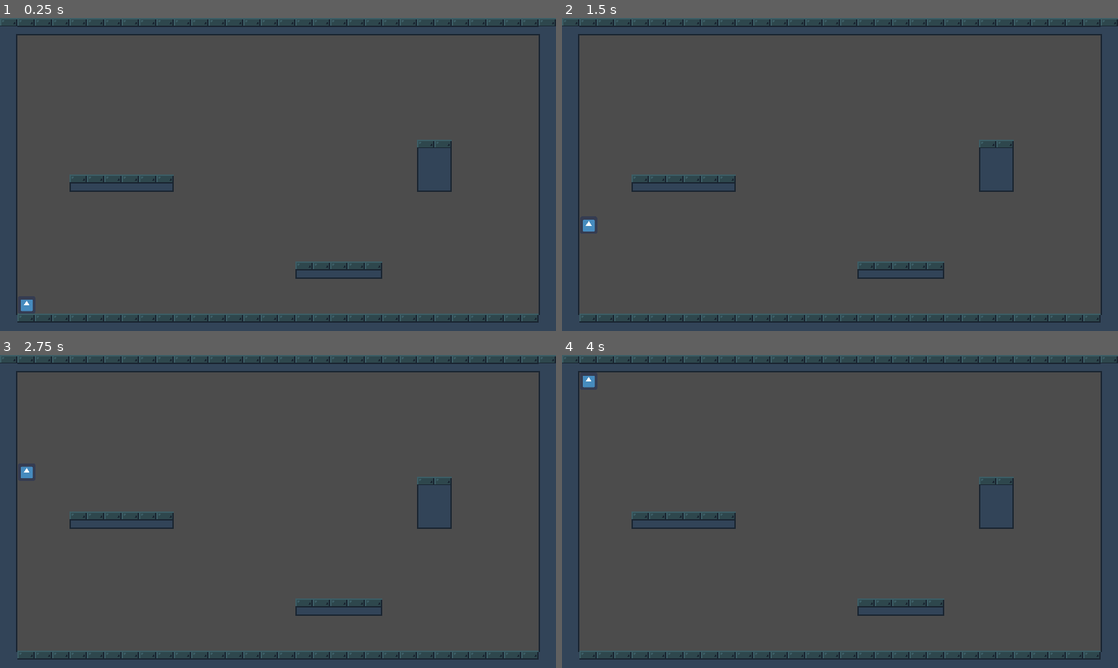
Above: before the commit, frames 1-4 (two rows, left to right).
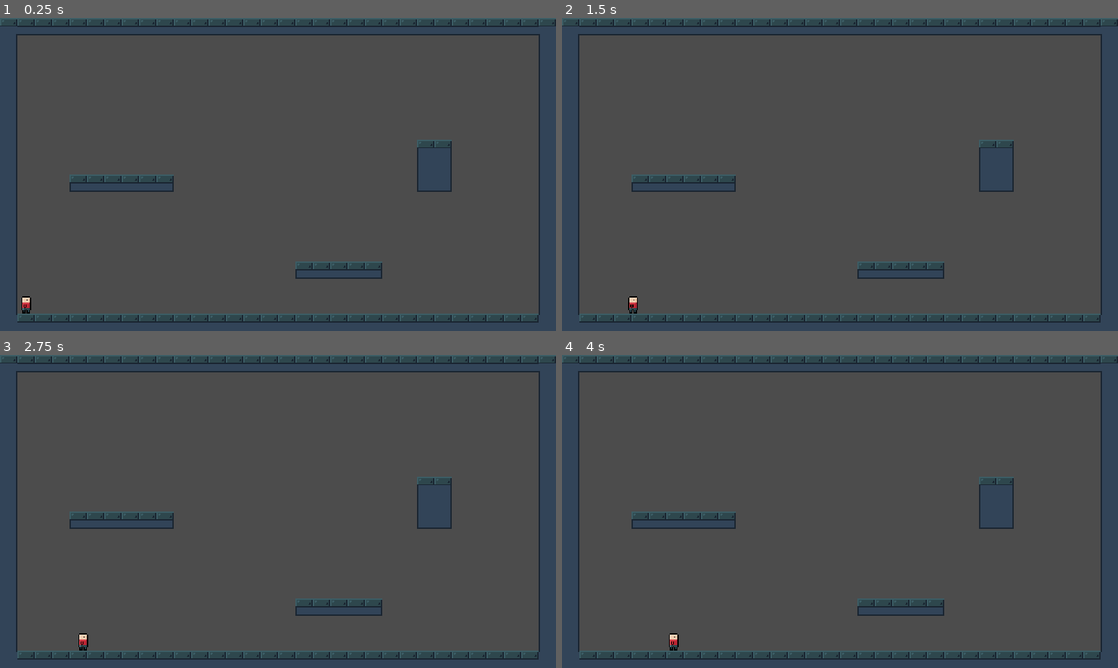
Above: after the commit, the same moments.

Repository: Lunatic-Games/kill-me-now
Game: Godot game, scene res://levels/level_test.tscn
Two runs of this game, one before a commit and one after it. Both use one fixed random seed, a clock stepped at 60 frames per second and the inputs below. After the commit the project has no main scene; this scene is started directly in both runs. The engine's default icon, where the game draws it, is replaced by a stand-in: a white triangle on a blue panel in a dark square.
Inputs:
- Up to frame 1 (0.25 s): no input
- Up to frame 2 (1.5 s): tap Enter at 0.5 s; hold Right (ui_right, bound only after the commit) 0.53-1.28 s; tap Space (jump_action, bound only before the commit) at 0.6, 0.77, 1.07, 1.35 s; hold Left (ui_left, bound only after the commit) from 1.28 s (still down)
- Up to frame 3 (2.75 s): tap Space (jump_action, bound only before the commit) at 1.52, 1.82, 2.1 s; release Left (ui_left, bound only after the commit) at 2.03 s; hold Right (ui_right, bound only after the commit) from 2.03 s (still down)
- Up to frame 4 (4 s): tap Space (jump_action, bound only before the commit) at 2.85, 3.02, 3.32, 3.6, 3.77 s; release Right (ui_right, bound only after the commit) at 3.53 s; hold Left (ui_left, bound only after the commit) from 3.53 s (still down)

The runs differ from the first frame. In frame 1, 0.1% of the frame differs, in the area x 3-6%, y 88-95%; in frame 2, 0.2%; in frame 3, 0.2%, in the area x 3-16%, y 35-95%; in frame 4, 0.2%.

Commit message:
Added player image

Diff:
--- a/player/player.tscn
+++ b/player/player.tscn
@@ -1,6 +1,6 @@
 [gd_scene load_steps=4 format=2]
 
-[ext_resource path="res://icon.png" type="Texture" id=1]
+[ext_resource path="res://player/player.png" type="Texture" id=1]
 [ext_resource path="res://player/player.gd" type="Script" id=2]
 
 [sub_resource type="RectangleShape2D" id=1]
@@ -16,5 +16,4 @@
 shape = SubResource( 1 )
 
 [node name="Sprite" type="Sprite" parent="."]
-scale = Vector2( 0.5, 0.5 )
 texture = ExtResource( 1 )
--- a/project.godot
+++ b/project.godot
@@ -16,7 +16,6 @@
 [application]
 
 config/name="Kill Me Now"
-run/main_scene="res://levels/level_test.tscn"
 config/icon="res://icon.png"
 
 [display]
@@ -25,36 +24,27 @@
 window/stretch/mode="2d"
 window/stretch/aspect="keep"
 
-[input]
+[importer_defaults]
 
-ui_left={
-"deadzone": 0.5,
-"events": [ Object(InputEventKey,"resource_local_to_scene":false,"resource_name":"","device":0,"alt":false,"shift":false,"control":false,"meta":false,"command":false,"pressed":false,"scancode":65,"unicode":0,"echo":false,"script":null)
-, Object(InputEventJoypadButton,"resource_local_to_scene":false,"resource_name":"","device":0,"button_index":14,"pressure":0.0,"pressed":false,"script":null)
- ]
-}
-ui_right={
-"deadzone": 0.5,
-"events": [ Object(InputEventKey,"resource_local_to_scene":false,"resource_name":"","device":0,"alt":false,"shift":false,"control":false,"meta":false,"command":false,"pressed":false,"scancode":68,"unicode":0,"echo":false,"script":null)
-, Object(InputEventJoypadButton,"resource_local_to_scene":false,"resource_name":"","device":0,"button_index":15,"pressure":0.0,"pressed":false,"script":null)
- ]
-}
-ui_up={
-"deadzone": 0.5,
-"events": [ Object(InputEventKey,"resource_local_to_scene":false,"resource_name":"","device":0,"alt":false,"shift":false,"control":false,"meta":false,"command":false,"pressed":false,"scancode":87,"unicode":0,"echo":false,"script":null)
-, Object(InputEventJoypadButton,"resource_local_to_scene":false,"resource_name":"","device":0,"button_index":12,"pressure":0.0,"pressed":false,"script":null)
- ]
-}
-ui_down={
-"deadzone": 0.5,
-"events": [ Object(InputEventKey,"resource_local_to_scene":false,"resource_name":"","device":0,"alt":false,"shift":false,"control":false,"meta":false,"command":false,"pressed":false,"scancode":83,"unicode":0,"echo":false,"script":null)
-, Object(InputEventJoypadButton,"resource_local_to_scene":false,"resource_name":"","device":0,"button_index":13,"pressure":0.0,"pressed":false,"script":null)
- ]
-}
-jump_action={
-"deadzone": 0.5,
-"events": [ Object(InputEventKey,"resource_local_to_scene":false,"resource_name":"","device":0,"alt":false,"shift":false,"control":false,"meta":false,"command":false,"pressed":false,"scancode":32,"unicode":0,"echo":false,"script":null)
- ]
+texture={
+"compress/bptc_ldr": 0,
+"compress/hdr_mode": 0,
+"compress/lossy_quality": 0.7,
+"compress/mode": 0,
+"compress/normal_map": 0,
+"detect_3d": false,
+"flags/anisotropic": false,
+"flags/filter": false,
+"flags/mipmaps": false,
+"flags/repeat": 0,
+"flags/srgb": 2,
+"process/HDR_as_SRGB": false,
+"process/fix_alpha_border": true,
+"process/invert_color": false,
+"process/premult_alpha": false,
+"size_limit": 0,
+"stream": false,
+"svg/scale": 1.0
 }
 
 [rendering]
Binary file added: player/player.png
Not shown, added: player/player.png.import
